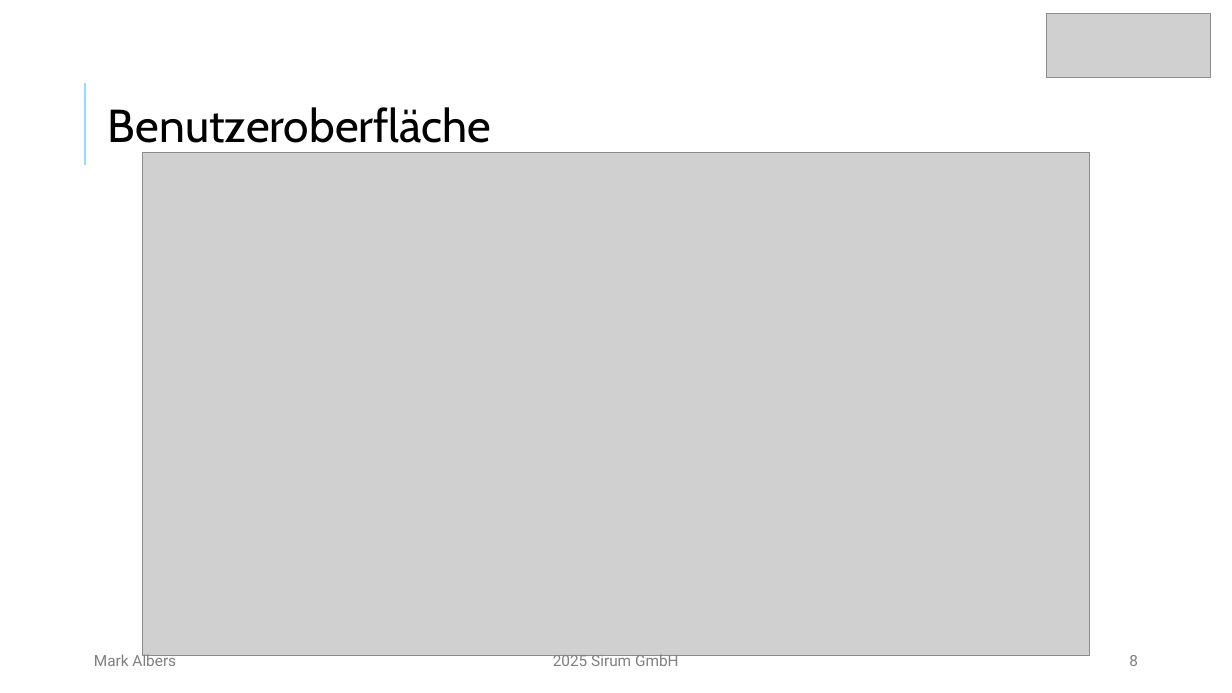
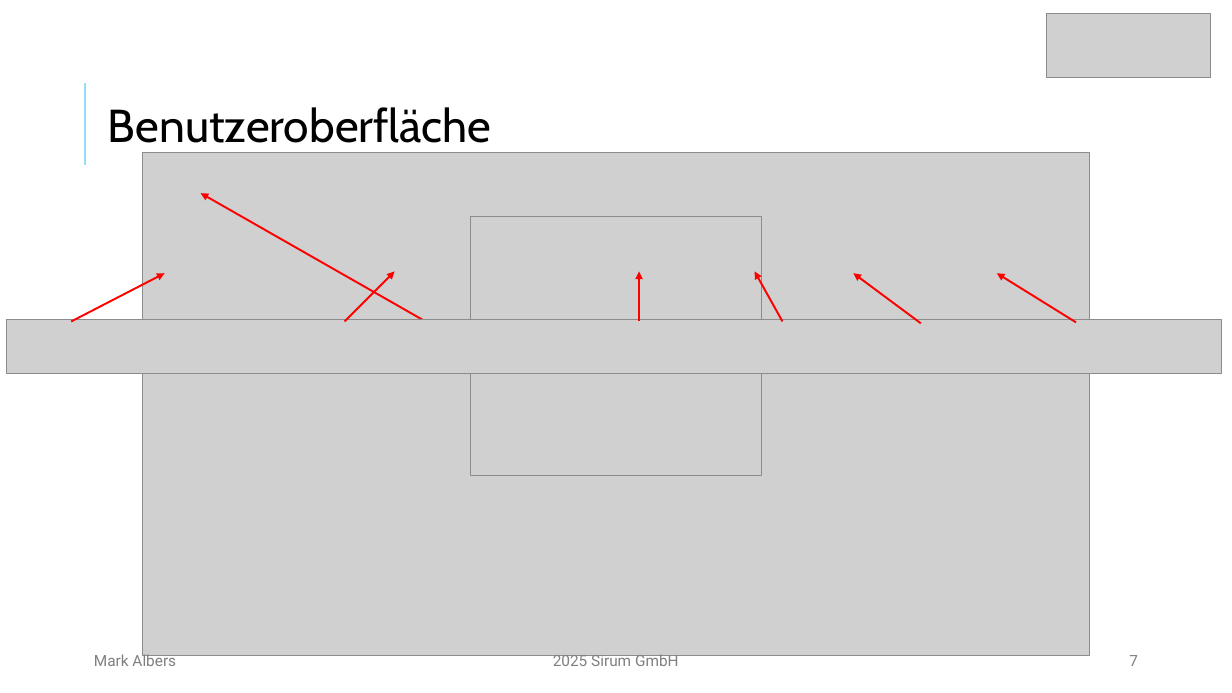
Before and after one commit to mork02/IHK-Projekt, a slide deck: slide 7 of Präsentation/Entwicklung eines Odoo-Moduls zur ZIP-komprimierten Dateiverwaltung im Dokumentenmanagementsystem.pptx (slide 8 before the commit). Drawn at 1232x693 pixels with LibreOffice and Linux fonts; fonts in the diff are those of the drawing; grey boxes stand for pictures. Boxes give left, top, right and bottom in pixels: in the first picture for what was removed or moved away, otherwise in the second. Text is boxed around its words. In the diff, an @@ line names an element or a change of style, - is before the commit and + after.

```diff
--- a/Präsentation/Entwicklung eines Odoo-Moduls zur ZIP-komprimierten Dateiverwaltung im Dokumentenmanagementsystem.pptx
+++ b/Präsentation/Entwicklung eines Odoo-Moduls zur ZIP-komprimierten Dateiverwaltung im Dokumentenmanagementsystem.pptx
@@ arrow added from (470, 347) to (201, 193), #FF0000 1.5 pt @@
@@ picture added at [470,217,762,476] @@
@@ arrow added from (71, 322) to (165, 274), #FF0000 1.5 pt @@
@@ arrow added from (345, 322) to (395, 272), #FF0000 1.5 pt @@
@@ arrow added from (640, 322) to (640, 272), #FF0000 1.5 pt @@
@@ arrow added from (783, 322) to (755, 272), #FF0000 1.5 pt @@
@@ arrow added from (921, 323) to (854, 274), #FF0000 1.5 pt @@
@@ arrow added from (1077, 323) to (997, 274), #FF0000 1.5 pt @@
@@ picture added at [6,320,1222,373] @@
@@ page number at [1129,655,1138,666]: text changed @@
-8
+7
```
Also in this commit, not shown: 5 other slides changed, 1 slide removed, 1 other file.
